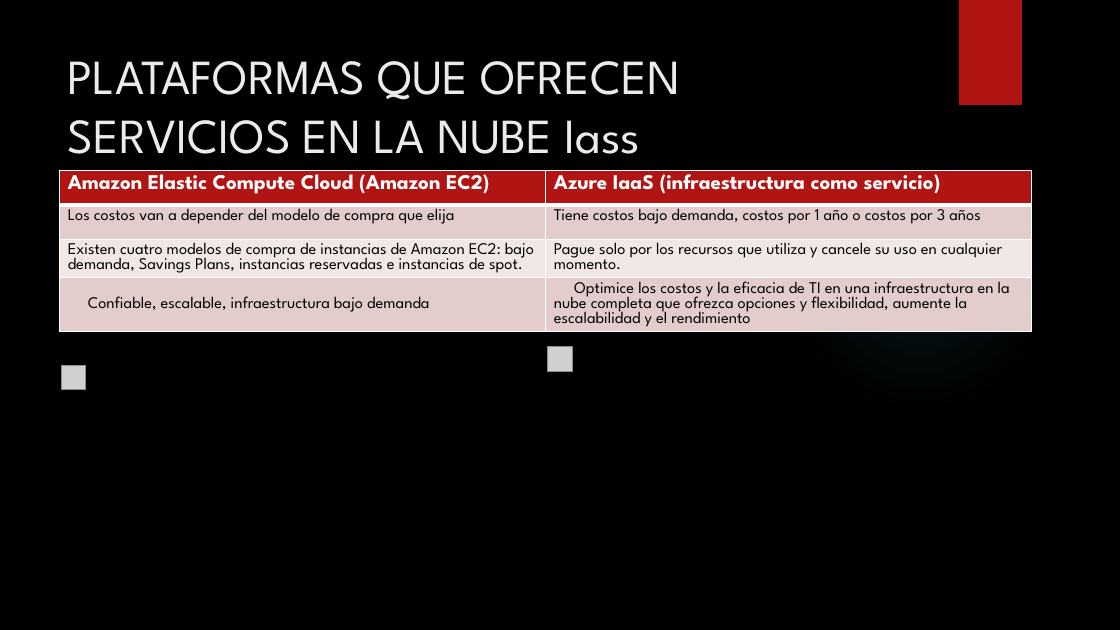
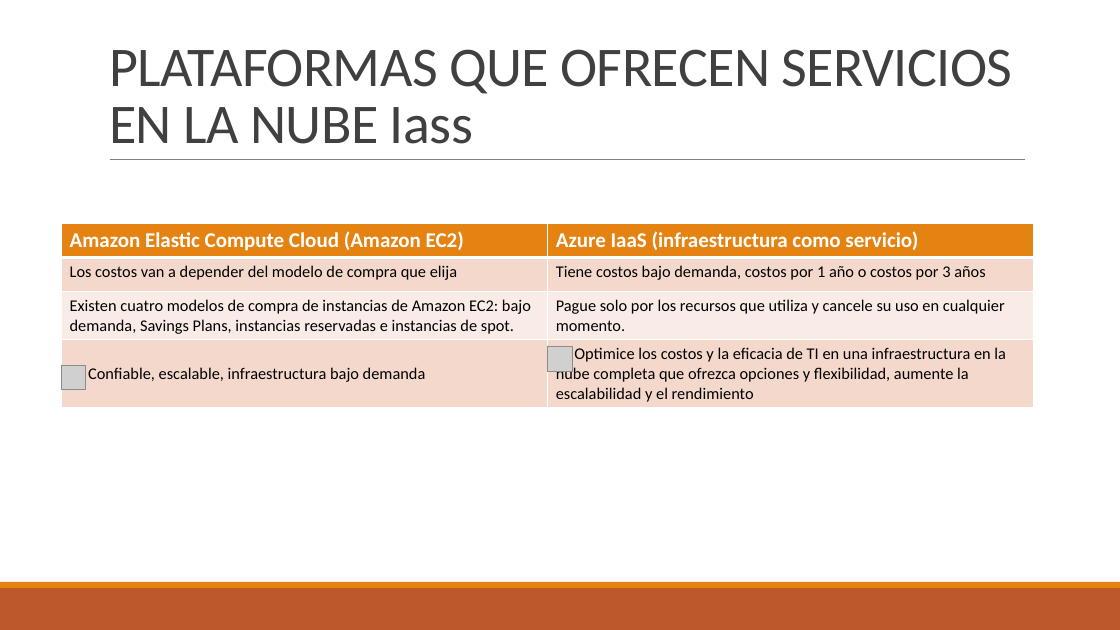
Before and after one commit to Jefer698/Solemne-3-Optativo, a slide deck: slide 6 of OPTATIVO DE ESPECIALIDAD presentacion s3.pptx. Drawn at 1120x630 pixels with LibreOffice and Linux fonts; fonts in the diff are those of the drawing; grey boxes stand for pictures; background and template pictures are left out. Boxes give left, top, right and bottom in pixels: in the first picture for what was removed or moved away, otherwise in the second. Text is boxed around its words. In the diff, an @@ line names an element or a change of style, - is before the commit and + after.

```diff
--- a/OPTATIVO DE ESPECIALIDAD presentacion s3.pptx
+++ b/OPTATIVO DE ESPECIALIDAD presentacion s3.pptx
@@ background picture (left out) to #FFFFFF @@
@@ title "PLATAFORMAS QUE OFRECEN SERVICIOS EN ..." moved from (x1=68, y1=61, x2=680, y2=154) to (x1=109, y1=49, x2=1013, y2=144) @@
@@ title "PLATAFORMAS QUE OFRECEN SERVICIOS EN ..." at (x1=109, y1=49, x2=1013, y2=144): size 42 to 48 pt, font League Spartan to Calibri, text colour #EBEBEB to #404040, letter spacing 0 to -0.5 pt; line spacing 1 to 0.85; vertical alignment top to bottom @@
@@ rectangle removed at (x1=959, y1=0, x2=1022, y2=105) @@
@@ line added from (110, 160) to (1026, 160), #808080 0.5 pt @@
@@ ellipse removed at (x1=791, y1=154, x2=1049, y2=413) @@
@@ table at (x1=61, y1=223, x2=1034, y2=407) @@
@@ fill #B01513 to #E48312 in row 1 @@
@@ fill #E4CCCC to #F5D9CC in 4 cells @@
@@ fill #F2E8E7 to #FAEDE7 in row 3 @@
@@ font League Spartan to Calibri @@
@@ table resized from (x1=60, y1=171, x2=1033, y2=413) to (x1=61, y1=223, x2=1034, y2=407) @@
@@ rectangle added at (x1=0, y1=588, x2=1120, y2=630), fill #BD582C @@
@@ rectangle added at (x1=0, y1=582, x2=1120, y2=588), fill #E48312 @@
```
Also in this commit, not shown: 9 other slides changed, 1 slide added, 1 slide removed, 2 other files.
